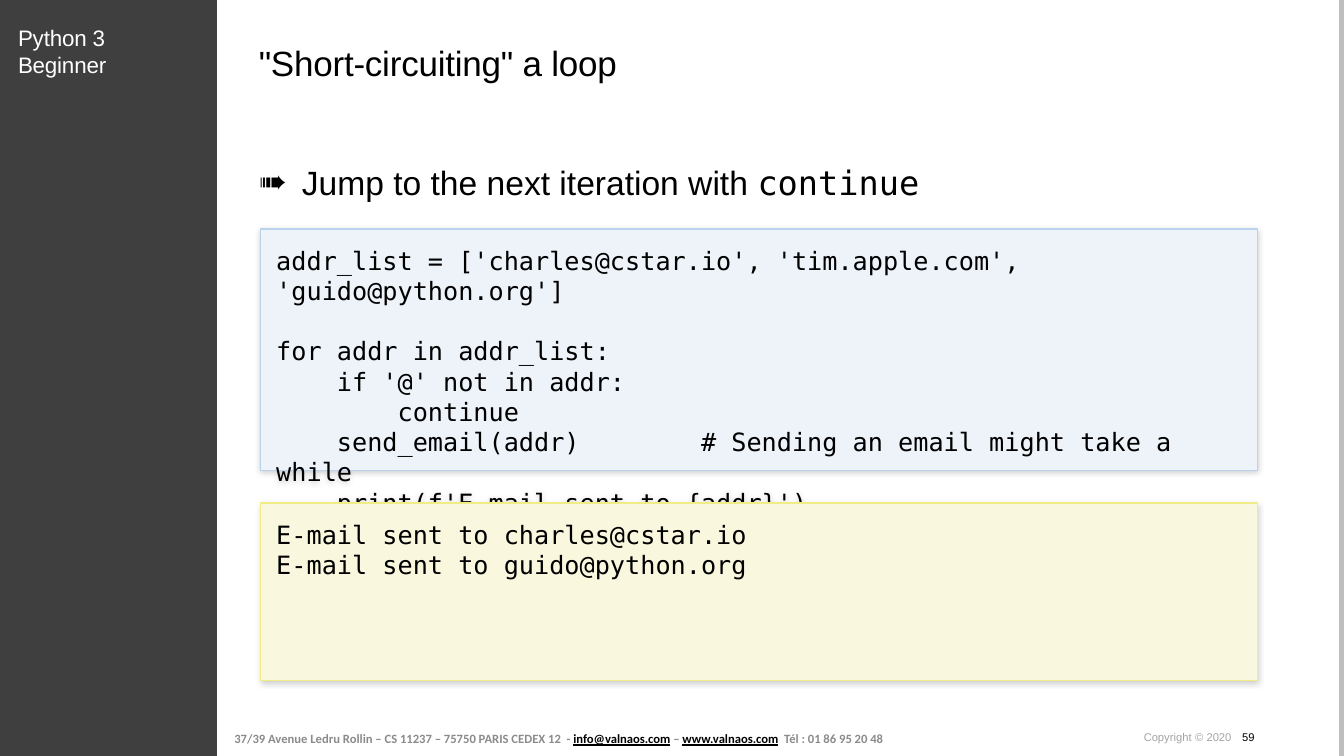
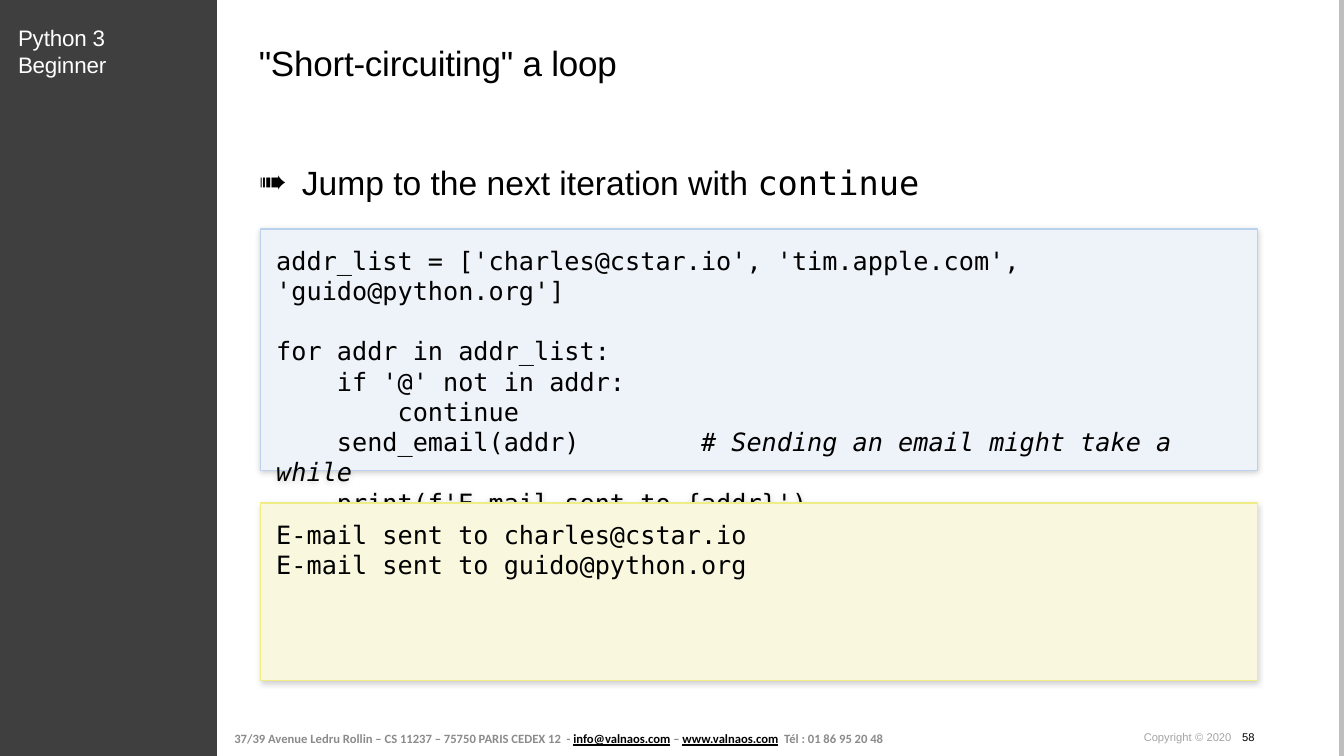
Before and after one commit to cstar-industries/python-3-beginner, a slide deck: slide 58 of 002-Control-Flow/Control Flow - Slides.pptx (slide 59 before the commit). Drawn at 1344x756 pixels with LibreOffice and Linux fonts; fonts in the diff are those of the drawing; background and template pictures are left out. Boxes give left, top, right and bottom in pixels: in the first picture for what was removed or moved away, otherwise in the second. Text is boxed around its words. In the diff, an @@ line names an element or a change of style, - is before the commit and + after.

```diff
--- a/002-Control-Flow/Control Flow - Slides.pptx
+++ b/002-Control-Flow/Control Flow - Slides.pptx
@@ text in rectangle at <box>276,431,1171,482</box>: italic on in "# Sending an email might take a ..." @@
```
Also in this commit, not shown: 2 other slides changed, 2 slides removed, 1 other file.
